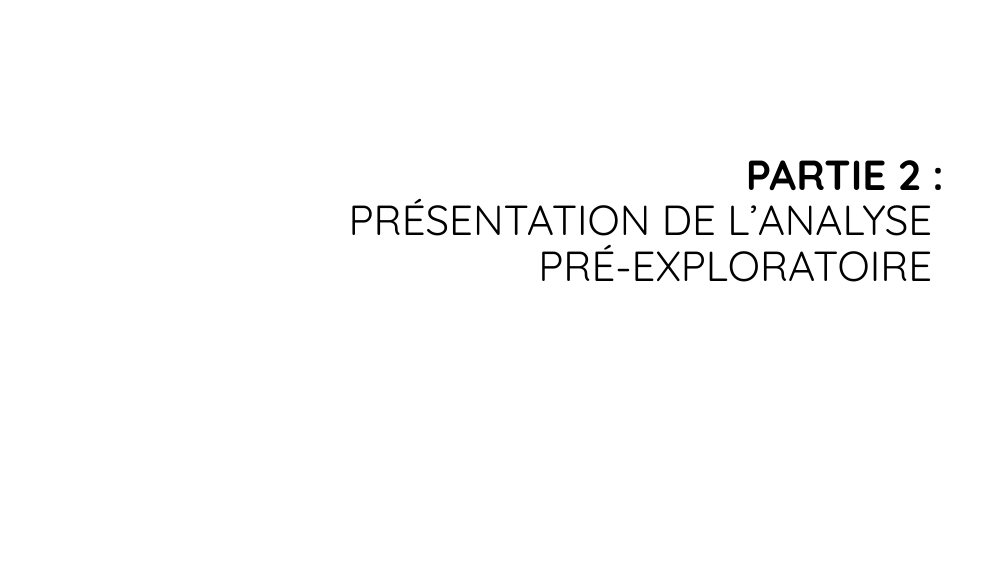
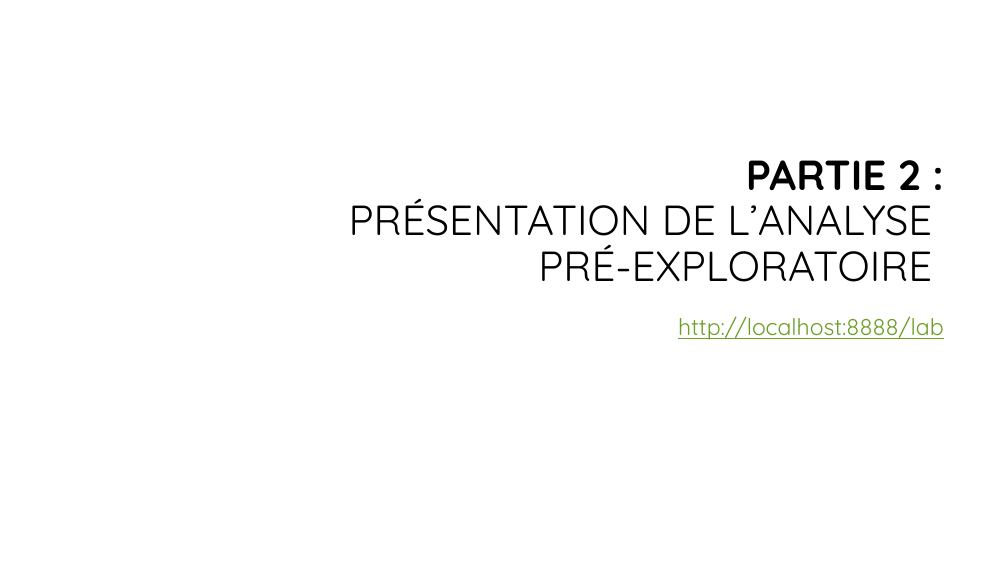
Before and after one commit to bayethiernodiop/Parcours-Data-Scientist, a slide deck: slide 10 of projet2/projet2.pptx (slide 8 before the commit). Drawn at 1008x567 pixels with LibreOffice and Linux fonts; fonts in the diff are those of the drawing; background and template pictures are left out. Boxes give left, top, right and bottom in pixels: in the first picture for what was removed or moved away, otherwise in the second. Text is boxed around its words. In the diff, an @@ line names an element or a change of style, - is before the commit and + after.

```diff
--- a/projet2/projet2.pptx
+++ b/projet2/projet2.pptx
@@ text added at (678,316,944,340), 22 pt, text #6B9F25, underline @@
+http://localhost:8888/lab
```
Also in this commit, not shown: 3 other slides changed, 4 slides added, 2 other files.
